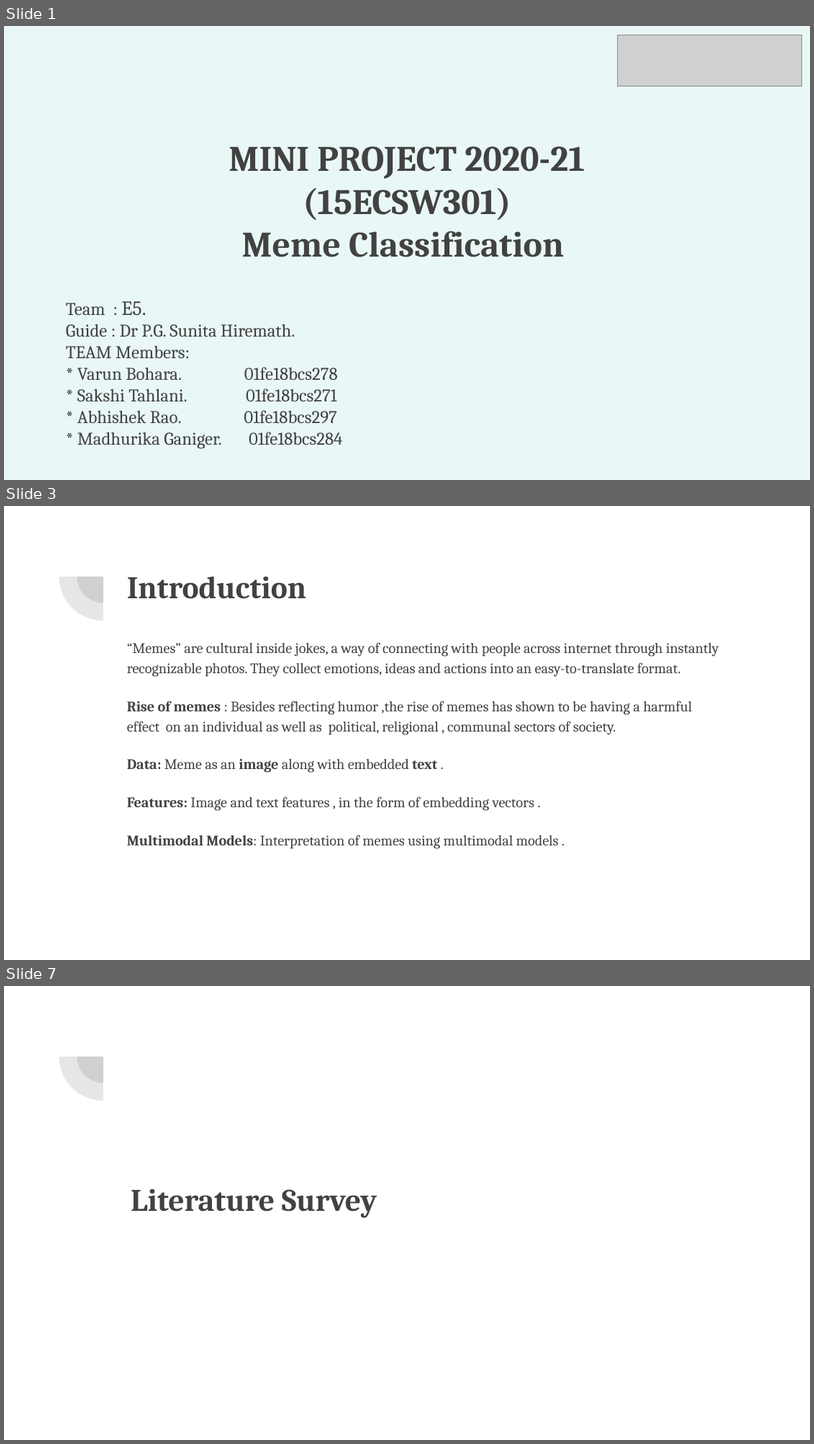
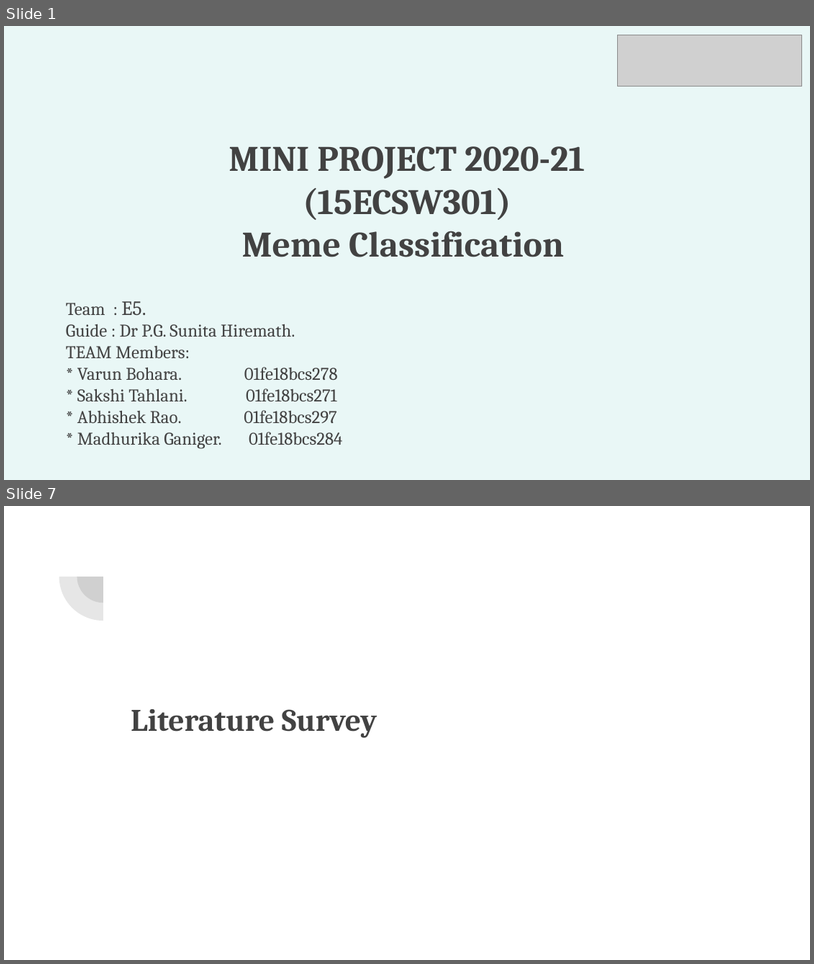
Before and after one commit to VarunBohara/Mini-Project-Documents, a slide deck: MINI PROJECT REVIEW.pptx. Shown one above the other, each under a label of ours: slides 1, 3 and 7 before the commit, slides 1 and 7 after it; the slides between them are not shown. The pictures are 814x1444 and 814x964 pixels, drawn with LibreOffice and Linux fonts; fonts in the diff are those of the drawing; grey boxes stand for pictures. Boxes give left, top, right and bottom in pixels: in the first picture for what was removed or moved away, otherwise in the second. Text is boxed around its words. In the diff, an @@ line names an element or a change of style, - is before the commit and + after.

```diff
--- a/MINI PROJECT REVIEW.pptx
+++ b/MINI PROJECT REVIEW.pptx
@@ slide 3 removed at (4, 506, 810, 960), background #FFFFFF; not listed: 2 template elements that a slide beside it also shows @@
@@ title removed at (127, 576, 306, 599) @@
-Introduction
@@ text removed at (127, 642, 719, 849) @@
-“Memes” are cultural inside jokes, a way of connecting with people across internet through instantly recognizable photos. They collect emotions, ideas and actions into an easy-to-translate format.
-Rise of memes : Besides reflecting humor ,the rise of memes has shown to be having a harmful effect on an individual as well as political, religional , communal sectors of society.
-Data: Meme as an image along with embedded text .
-Features: Image and text features , in the form of embedding vectors .
-Multimodal Models: Interpretation of memes using multimodal models .
```
Also in this commit, not shown: 7 slides changed, 2 slides added, 1 other slide removed.
